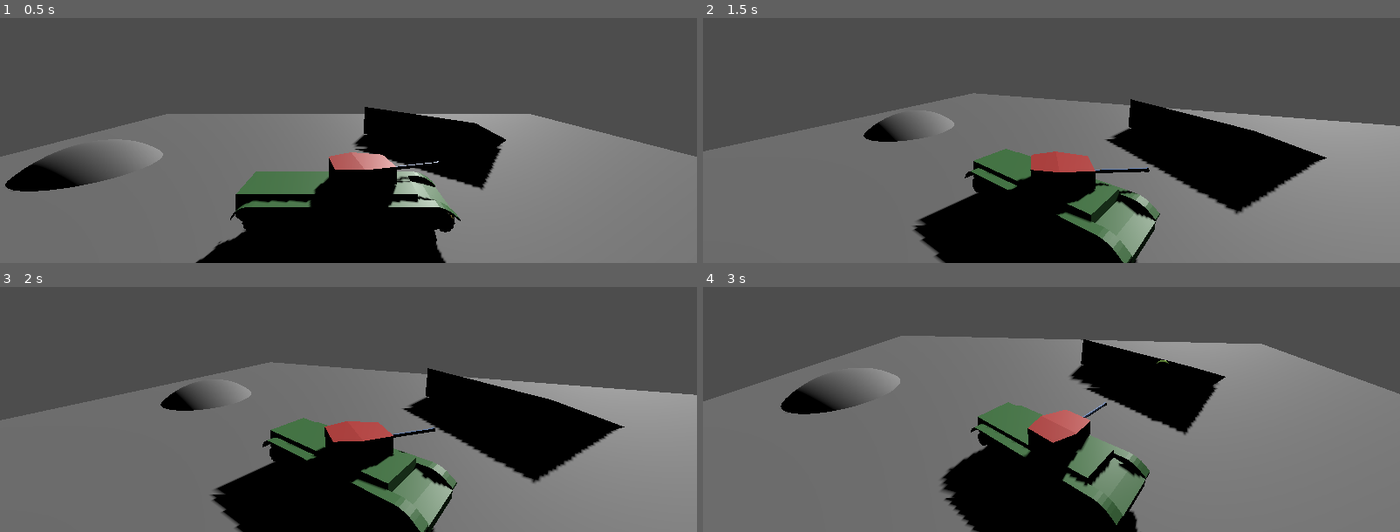
Above: before the commit, frames 1-4 (two rows, left to right).
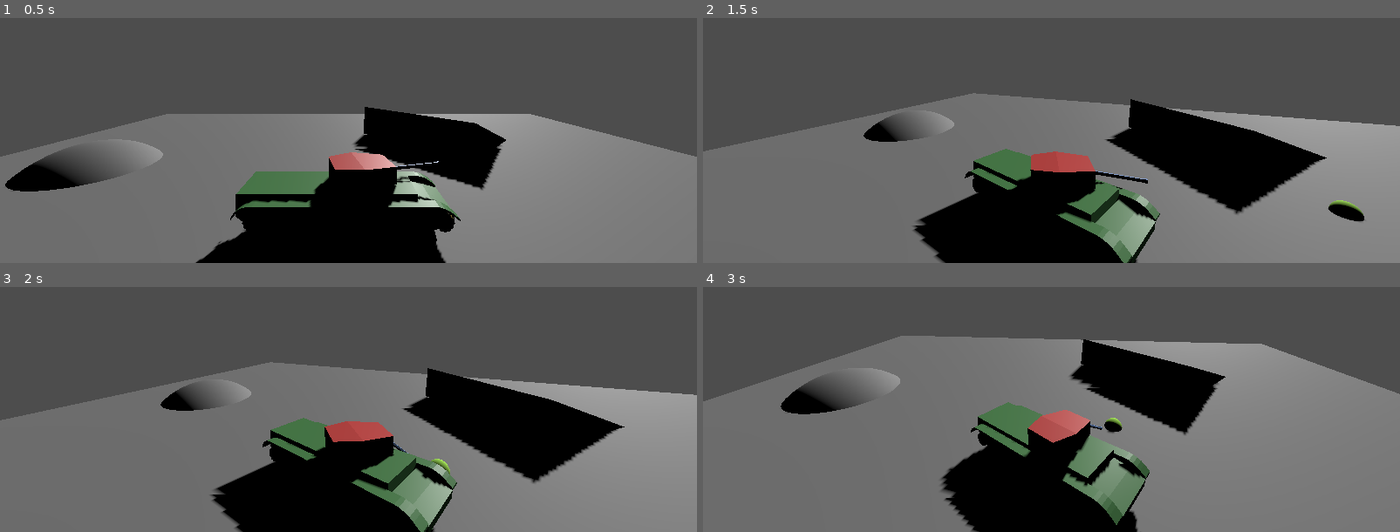
Above: after the commit, the same moments.

Repository: NotYetTerminal/TerrainTanks
Game: Godot game, scene res://root.tscn
Same seed, same stepped clock (60 frames per second), same inputs: the game is played once before the commit and once after it.
Inputs (mouse positions are in pixels of both pictures, inside the frame that each line leads up to):
- Up to frame 1 (0.5 s): no input
- Up to frame 2 (1.5 s): move the mouse to (1204, 47) at 0.52 s; hold D (turn_right) 0.53-1.28 s; move the mouse to (912, 86) at 1.27 s; hold F (turret_down) from 1.28 s (still down)
- Up to frame 3 (2 s): keep holding F (turret_down)
- Up to frame 4 (3 s): move the mouse to (outside the picture) at 2.02 s; release F (turret_down) at 2.03 s; hold D (turn_right) 2.03-2.78 s; move the mouse to (1016, 414) at 2.77 s; hold R (turret_up) from 2.78 s (still down)

Frame 1 is identical in both runs. In frame 2, 0.6% of the frame differs, in the area x 56-95%, y 60-84%; in frame 3, 0.2%; in frame 4, 0.2%.

Commit message:
a

Diff:
--- a/TerrainTanks/GunMoving.gd
+++ b/TerrainTanks/GunMoving.gd
@@ -9,26 +9,15 @@
 
 # rotates the turret and gun
 func _process(delta) -> void:
-	print("new")
 	# get angle to rotate according to global values
-	print(target_position)
-	print(global_position)
-	print(global_rotation)
-	var direction = target_position - global_position
-	print(direction)
-	var angle_to: float = global_transform.basis.y.signed_angle_to(direction, Vector3.FORWARD)
-	print(angle_to)
-	angle_to = global_transform.basis.y.signed_angle_to(direction, Vector3.BACK)
-	print(angle_to)
-	angle_to = global_transform.basis.y.signed_angle_to(direction, Vector3.LEFT)
-	print(angle_to)
-	angle_to = global_transform.basis.y.signed_angle_to(direction, Vector3.RIGHT)
-	print(angle_to)
-	angle_to = global_transform.basis.y.signed_angle_to(direction, Vector3.UP)
-	print(angle_to)
-	angle_to = global_transform.basis.y.signed_angle_to(direction, Vector3.DOWN)
-	print(angle_to)
+	var distance: float = Vector2(global_position.x, global_position.z).distance_to(Vector2(target_position.x, target_position.z))
+	var direction = Vector3(distance, target_position.y - global_position.y, 0)
+	var angle_to: float = transform.basis.x.signed_angle_to(direction, Vector3.FORWARD)
 	#rotate(Vector3.FORWARD, sign(angle_to) * min(delta * rotation_speed, abs(angle_to)))
+	if Input.is_action_pressed("turret_up"):
+		rotation.z += delta * rotation_speed
+	if Input.is_action_pressed("turret_down"):
+		rotation.z -= delta * rotation_speed
 
 # rotates the turret and gun
 #func _process(delta) -> void:
@@ -49,7 +38,12 @@
 # raycasts for target marker
 func raycast_target() -> void:
 	var from: Vector3 = global_position
-	var to: Vector3 = from + Vector3(cos(global_rotation.y) * RAY_LENGTH, sin(global_rotation.z) * RAY_LENGTH, -sin(global_rotation.y) * RAY_LENGTH)
+	print(global_rotation.x)
+	var to: Vector3 = from + Vector3(cos(global_rotation.z) * cos(global_rotation.y) * RAY_LENGTH,
+									sin(global_rotation.z) * RAY_LENGTH,
+									cos(global_rotation.x) * -sin(global_rotation.y) * RAY_LENGTH)
+
+	#var to: Vector3 = from + Vector3(cos(global_rotation.y) * RAY_LENGTH, sin(global_rotation.z) * RAY_LENGTH, -sin(global_rotation.y) * RAY_LENGTH)
 
 	var space_state = get_world_3d().direct_space_state
 	# use global coordinates, not local to node
@@ -61,8 +55,7 @@
 		set_marker_location(to)
 
 func give_marker(position_value: Vector3) -> void:
-	print(position_value)
-	target_position = Vector3(position_value.x, position_value.y, global_position.z)
+	target_position = position_value
 
 # sets marker location
 func set_marker_location(pos: Vector3) -> void:
Not shown, added: TerrainTanks/documents/.~lock.Untitled 1.ods#
Not shown, changed: TerrainTanks/documents/Untitled 1.ods
